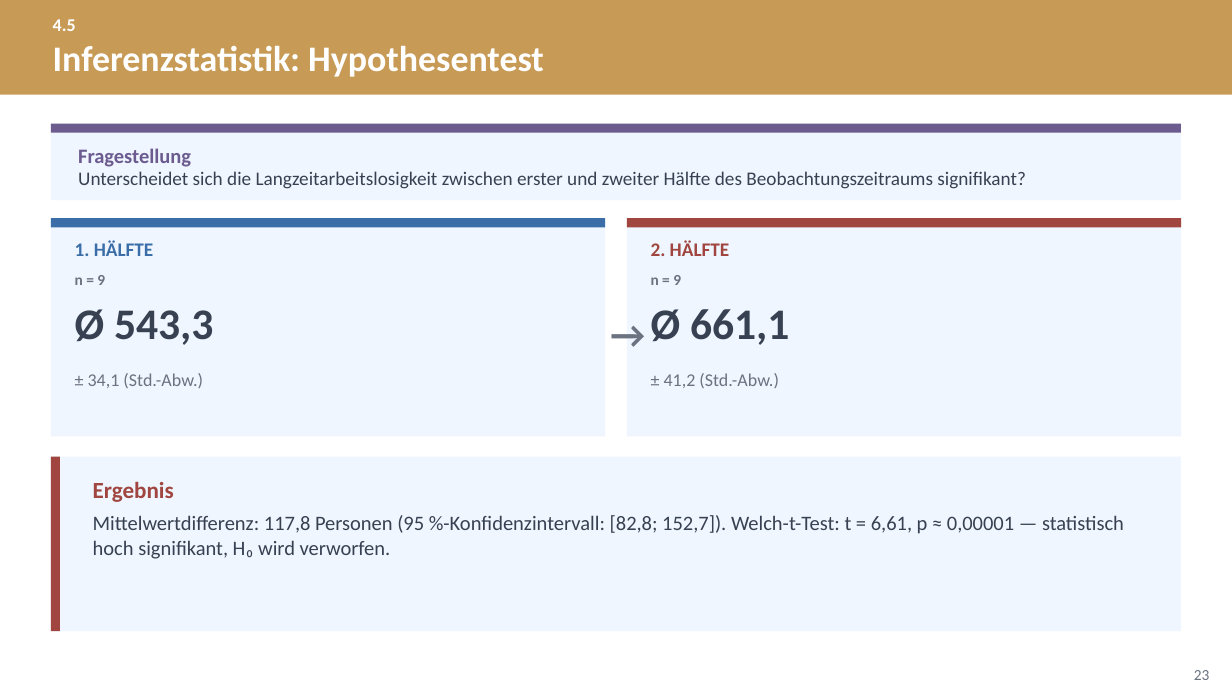
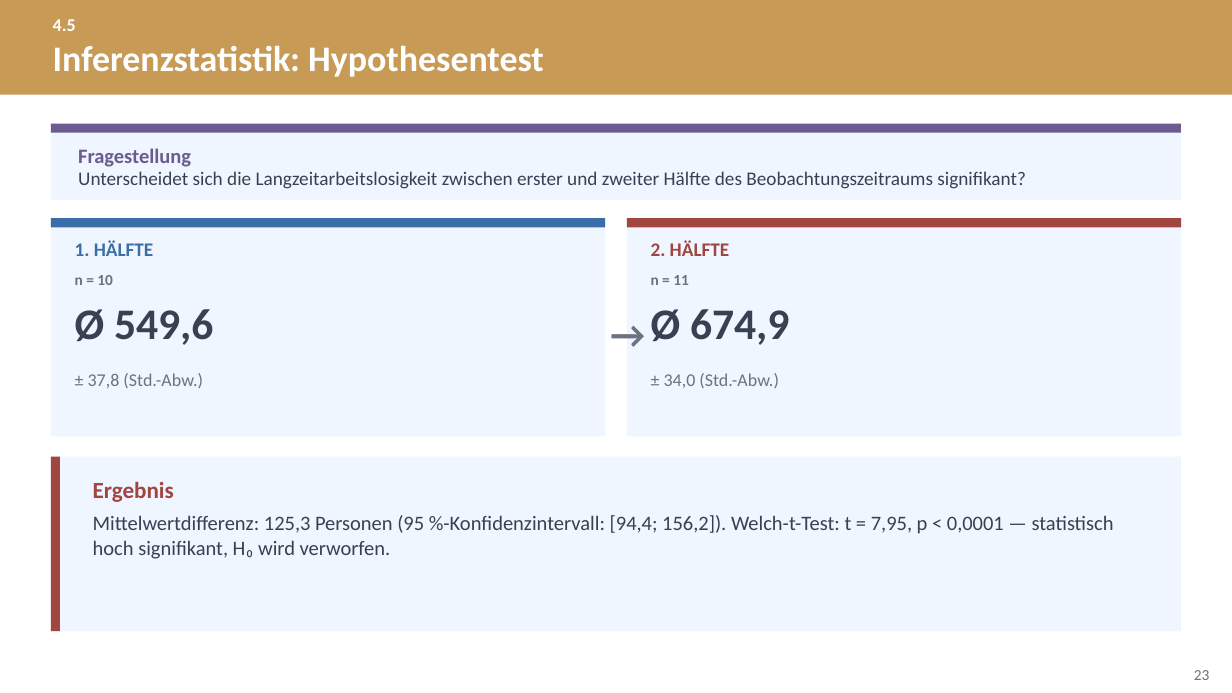
Before and after one commit to eufunk/arbeitsmarkt-regensburg, a slide deck: slide 23 of Docs/Projektpraesentation.pptx. Drawn at 1232x693 pixels with LibreOffice and Linux fonts; fonts in the diff are those of the drawing. Boxes give left, top, right and bottom in pixels: in the first picture for what was removed or moved away, otherwise in the second. Text is boxed around its words. In the diff, an @@ line names an element or a change of style, - is before the commit and + after.

```diff
--- a/Docs/Projektpraesentation.pptx
+++ b/Docs/Projektpraesentation.pptx
@@ text at <box>75,275,113,285</box>: text changed @@
-n = 9
+n = 10
@@ text at <box>651,275,689,285</box>: text changed @@
-n = 9
+n = 11
@@ text at <box>75,309,213,345</box>: text changed @@
-Ø 543,3
+Ø 549,6
@@ text at <box>651,309,789,345</box>: text changed @@
-Ø 661,1
+Ø 674,9
@@ text at <box>88,373,203,388</box>: text changed @@
-± 34,1 (Std.-Abw.)
+± 37,8 (Std.-Abw.)
@@ text at <box>664,373,779,388</box>: text changed @@
-± 41,2 (Std.-Abw.)
+± 34,0 (Std.-Abw.)
@@ text at <box>93,515,1114,559</box>: text changed @@
-Mittelwertdifferenz: 117,8 Personen (95 %-Konfidenzintervall: [82,8; 152,7]). Welch-t-Test: t = 6,61, p ≈ 0,00001 — statistisch hoch signifikant, H₀ wird verworfen.
+Mittelwertdifferenz: 125,3 Personen (95 %-Konfidenzintervall: [94,4; 156,2]). Welch-t-Test: t = 7,95, p < 0,0001 — statistisch hoch signifikant, H₀ wird verworfen.
```
Also in this commit, not shown: 59 other slides changed, 1 slide added, 1 other file.
